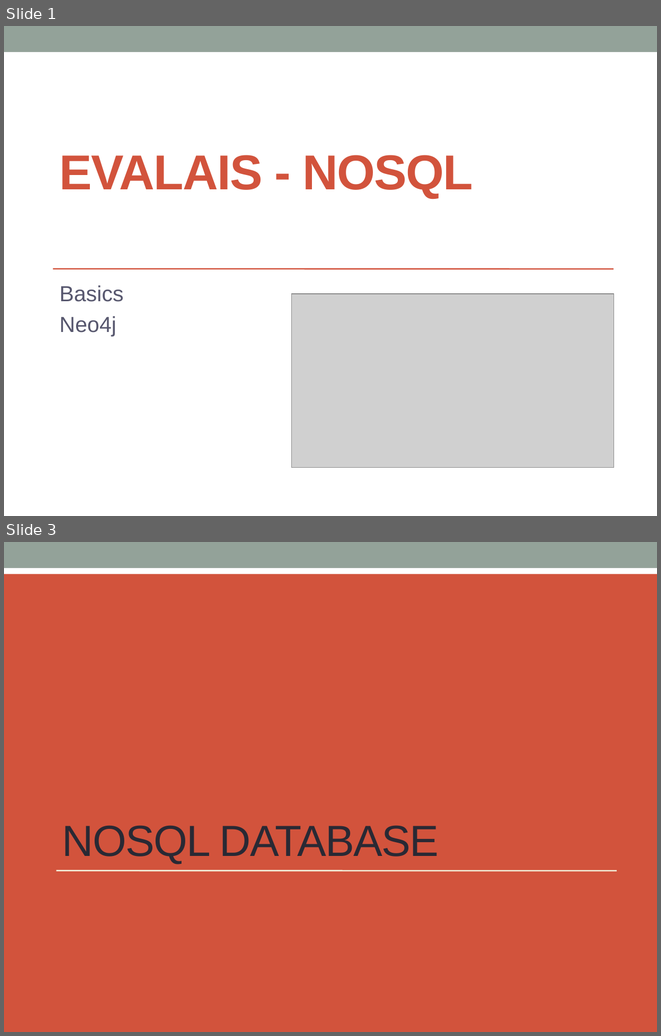
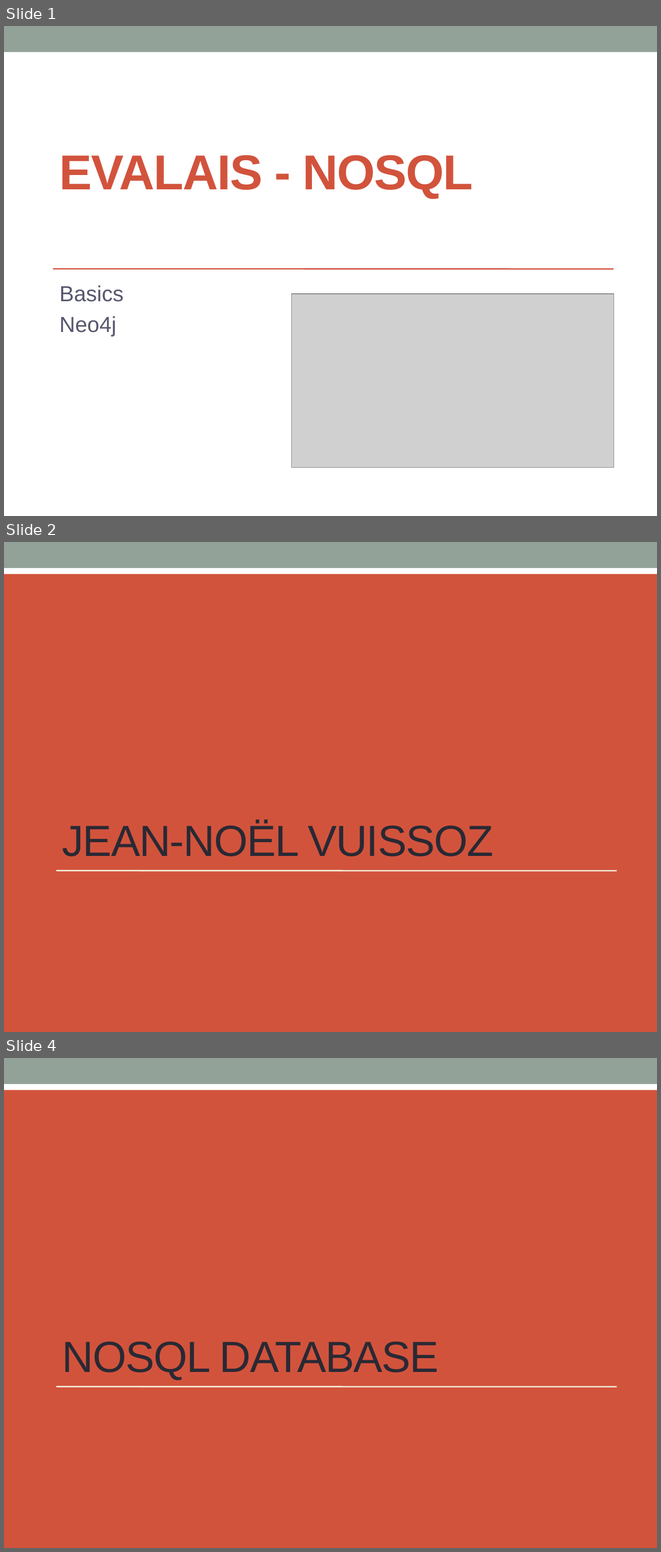
Before and after one commit to mejnv/evalais, a slide deck: neo4j-evalais/pres/evalais_neo4j.pptx. Shown one above the other, each under a label of ours: slides 1 and 3 before the commit, slides 1, 2 and 4 after it; the slides between them are not shown. The pictures are 661x1036 and 661x1552 pixels, drawn with LibreOffice and Linux fonts; fonts in the diff are those of the drawing; grey boxes stand for pictures. Boxes give left, top, right and bottom in pixels: in the first picture for what was removed or moved away, otherwise in the second. Text is boxed around its words. In the diff, an @@ line names an element or a change of style, - is before the commit and + after.

```diff
--- a/neo4j-evalais/pres/evalais_neo4j.pptx
+++ b/neo4j-evalais/pres/evalais_neo4j.pptx
@@ slide 2 added at (4, 542, 657, 1032), background #D2533C; not listed: 3 template elements that a slide beside it also shows @@
@@ title added at (62, 821, 493, 856), 48 pt, text #292934 @@
+JEAN-NOËL VUISSOZ
@@ what was slide 3 is now slide 4 @@
```
Also in this commit, not shown: 1 other slide added, 1 slide removed.
